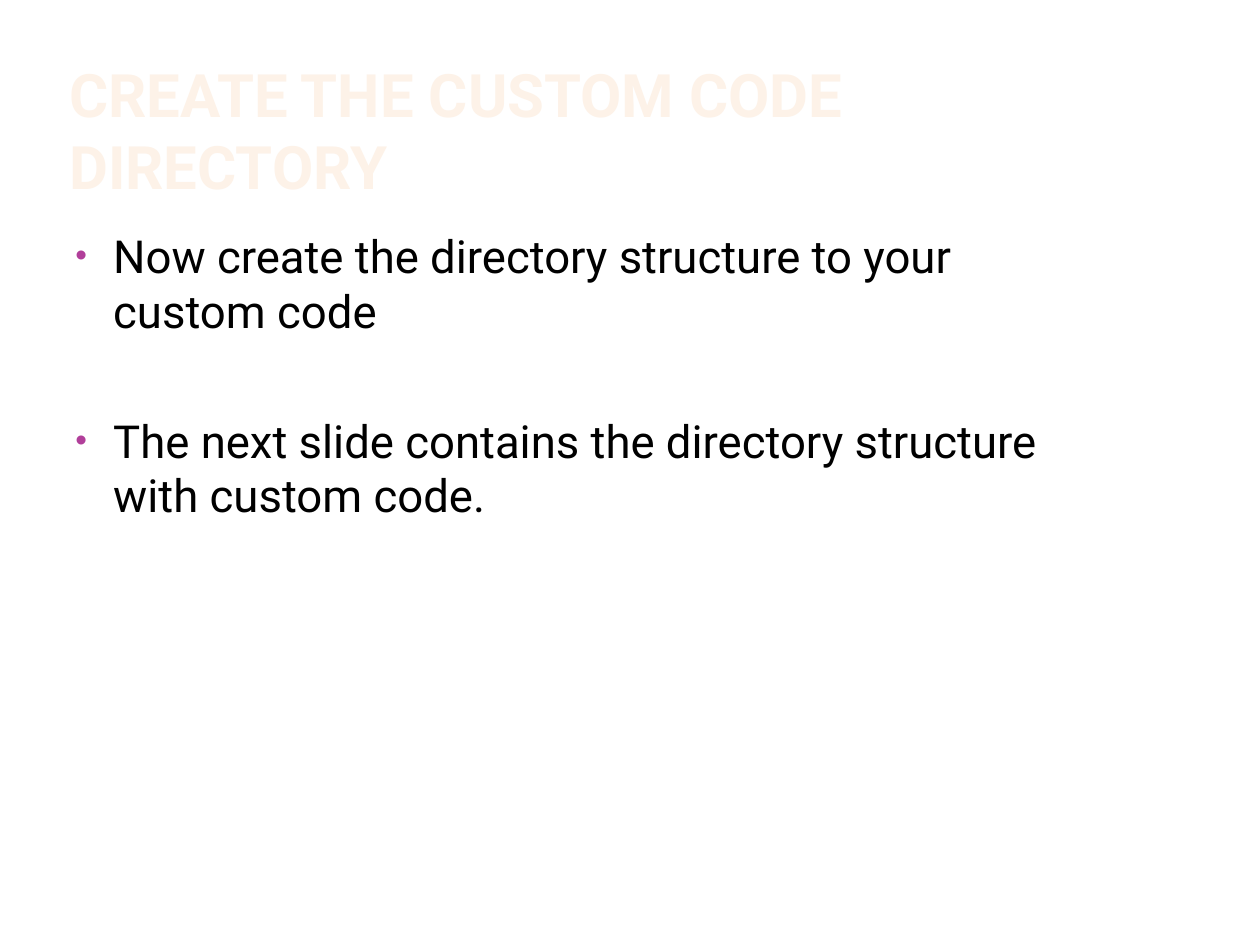
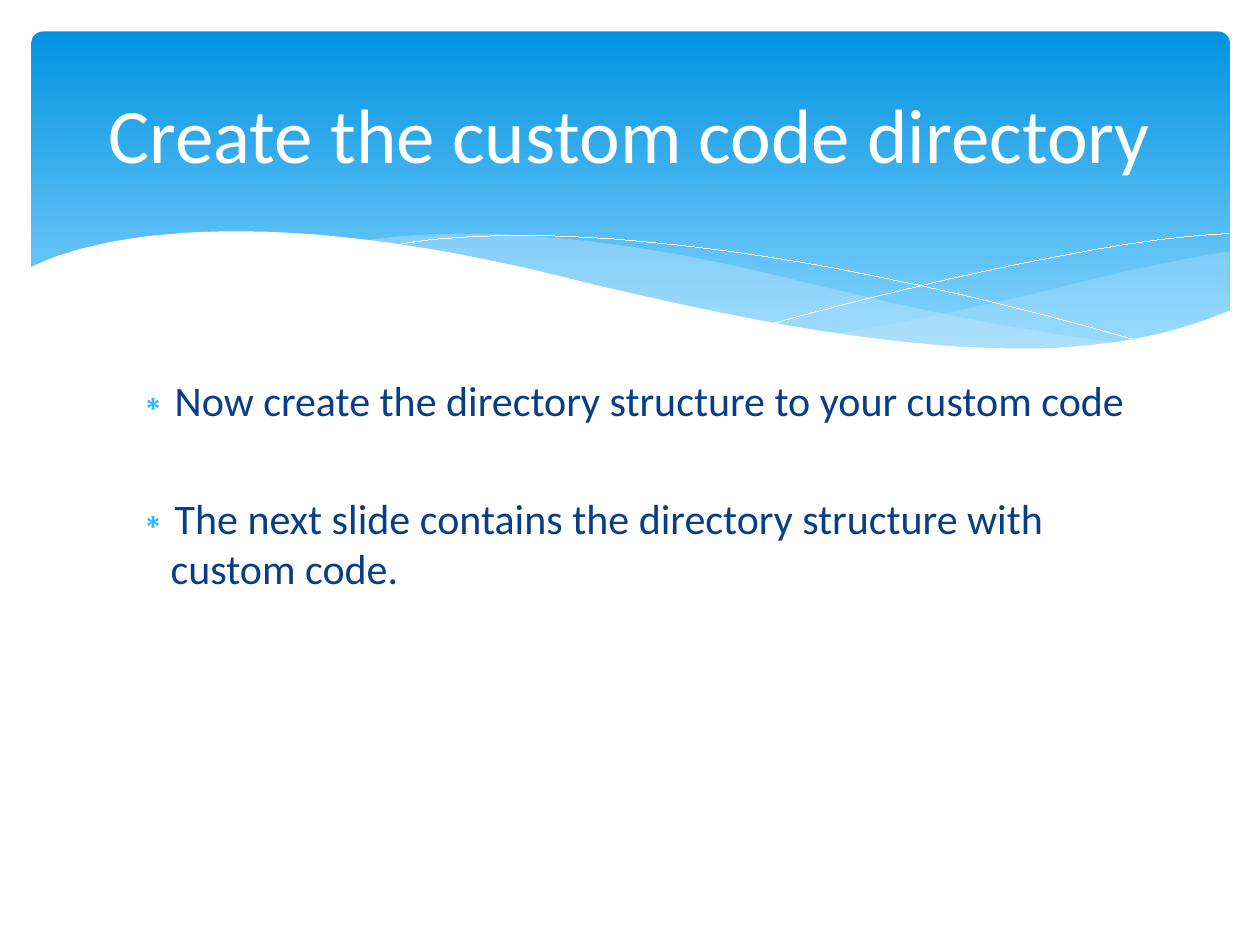
Before and after one commit to sintu-patel/project-scaffolding, a slide deck: slide 16 of dev/docs/Setup Gulp in Front End Project.pptx. Drawn at 1260x945 pixels with LibreOffice and Linux fonts; fonts in the diff are those of the drawing; background and template pictures are left out. Boxes give left, top, right and bottom in pixels: in the first picture for what was removed or moved away, otherwise in the second. Text is boxed around its words. In the diff, an @@ line names an element or a change of style, - is before the commit and + after.

```diff
--- a/dev/docs/Setup Gulp in Front End Project.pptx
+++ b/dev/docs/Setup Gulp in Front End Project.pptx
@@ rounded rectangle added at [32,32,1230,372], fill gradient #0293E0 to #83D3FE @@
@@ title "Create the custom code directory" at [108,109,1150,176]: vertical alignment bottom to middle @@
@@ title at [108,109,1150,176]: text changed; size 34.2 to 44 pt; font Roboto to Calibri; text colour gradient #FEF7F1 to #FEF3E8 to #FBCF9C to #F9B94C to #FFFFFF; bold off @@
-CREATE THE CUSTOM CODE DIRECTORY
+Create the custom code directory
@@ group added at [29,232,1231,415]: 5 freeform shapes @@
@@ text "Now create the directory structure ...": place and size @@
-text "Now create the directory structure ..." at [113,239,1037,513]
+text "Now create the directory structure ..." at [171,386,1123,585]
@@ text "Now create the directory structure ..." at [171,386,1123,585]: size 26 to 24 pt, font Roboto to Calibri, text colour #000000 to #073E87; bullet • to ∗; less space between paragraphs; bullet colour #B13F9A to #31B6FD @@
```
Also in this commit, not shown: 28 other slides changed.
